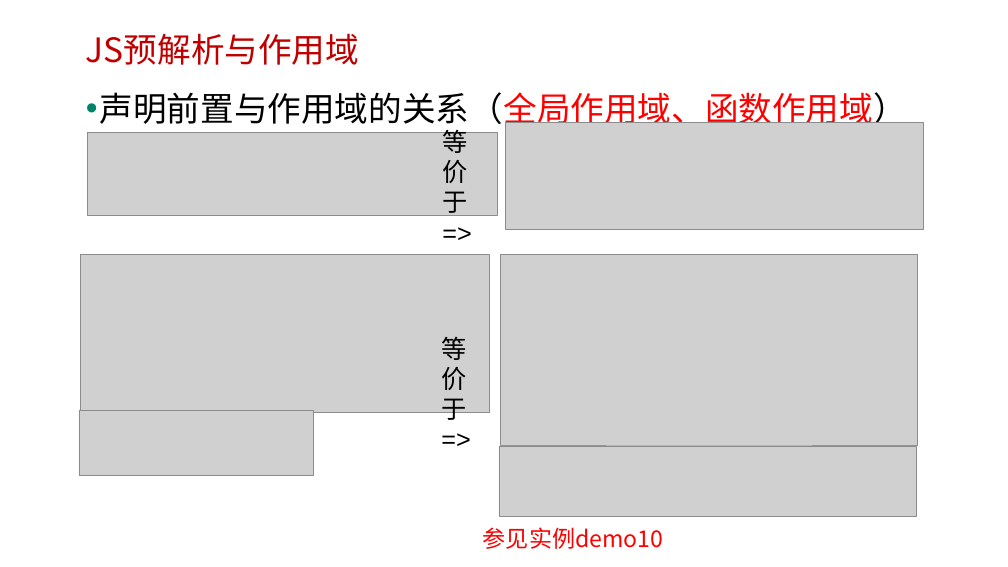
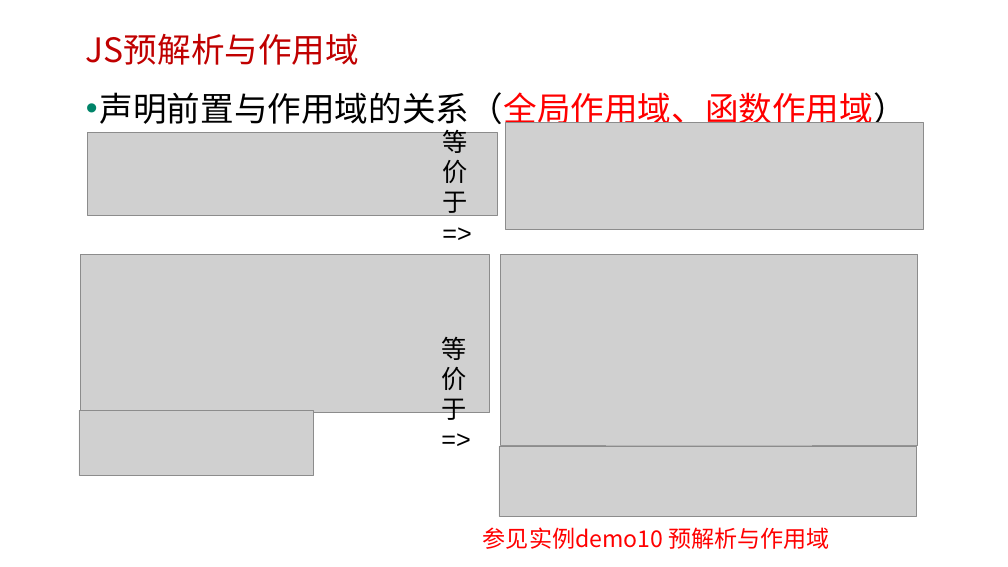
Before and after one commit to edu2act/course-javascript-advanced, a slide deck: slide 32 of 课程PPT/04.JavaScript函数进阶一（2、函数及函数参数 3、JS预解析）.pptx. Drawn at 1008x567 pixels with LibreOffice and Linux fonts; fonts in the diff are those of the drawing; grey boxes stand for pictures; background and template pictures are left out. Boxes give left, top, right and bottom in pixels: in the first picture for what was removed or moved away, otherwise in the second. Text is boxed around its words. In the diff, an @@ line names an element or a change of style, - is before the commit and + after.

```diff
--- a/课程PPT/04.JavaScript函数进阶一（2、函数及函数参数 3、JS预解析）.pptx
+++ b/课程PPT/04.JavaScript函数进阶一（2、函数及函数参数 3、JS预解析）.pptx
@@ text at [483, 527, 829, 549]: text changed @@
-参见实例demo10
+参见实例demo10 预解析与作用域
```
Also in this commit, not shown: 1 other slide changed, 2 other files.
